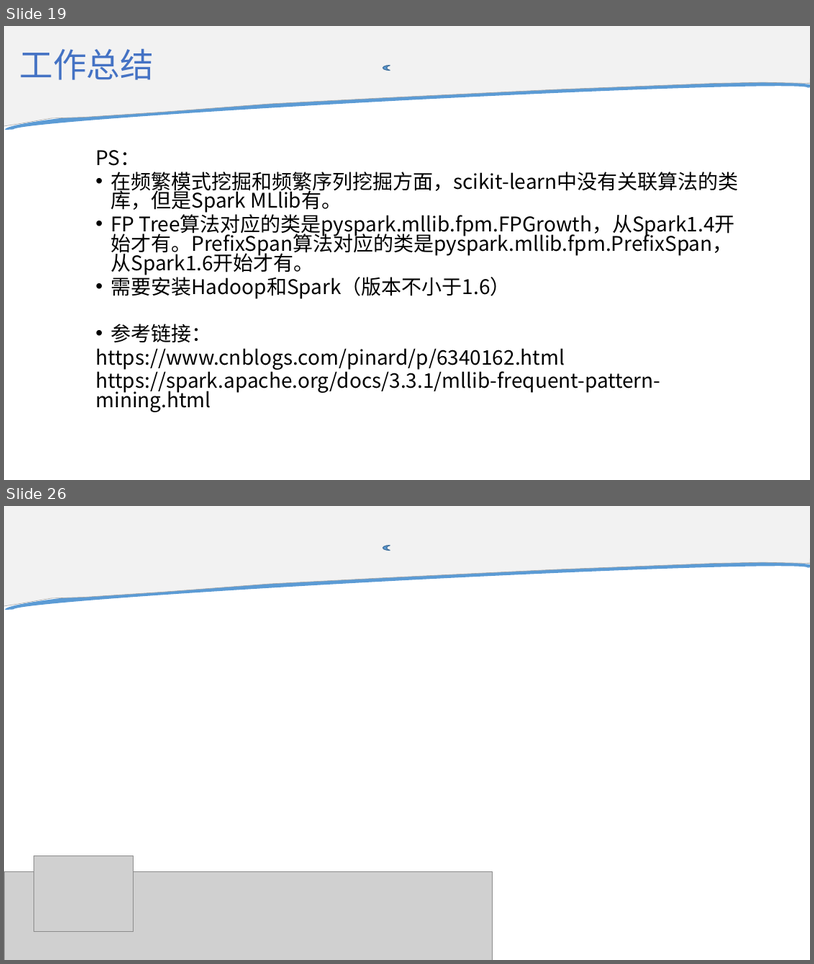
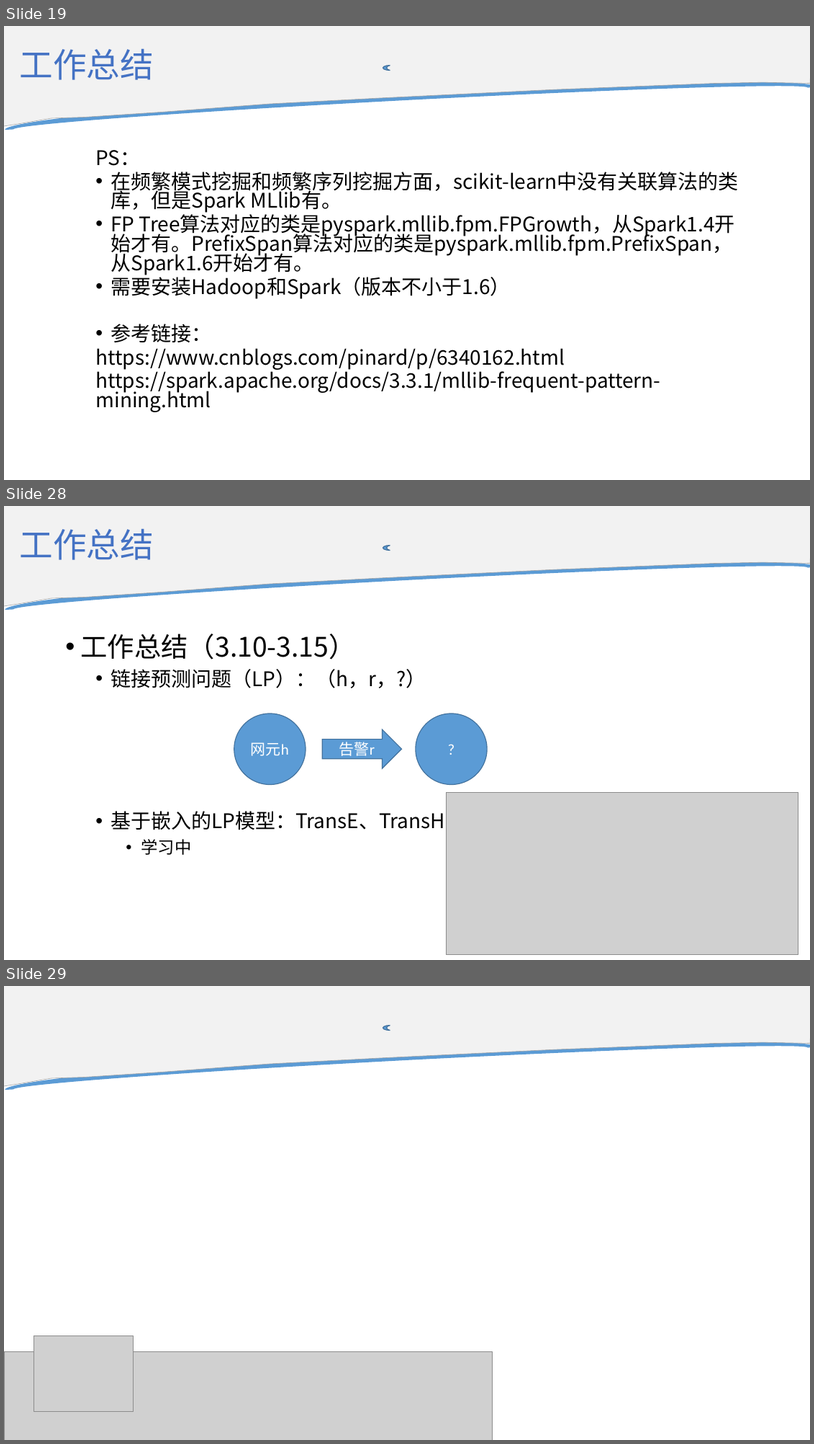
Before and after one commit to Xsaopig/C4_5G, a slide deck: 承载网故障检测项目工作汇报.pptx. Shown one above the other, each under a label of ours: slides 19 and 26 before the commit, slides 19, 28 and 29 after it; the slides between them are not shown. The pictures are 814x964 and 814x1444 pixels, drawn with LibreOffice and Linux fonts; fonts in the diff are those of the drawing; grey boxes stand for pictures; background and template pictures are left out. Boxes give left, top, right and bottom in pixels: in the first picture for what was removed or moved away, otherwise in the second. Text is boxed around its words. In the diff, an @@ line names an element or a change of style, - is before the commit and + after.

```diff
--- a/承载网故障检测项目工作汇报.pptx
+++ b/承载网故障检测项目工作汇报.pptx
@@ slide 28 added at [4, 506, 810, 960], background #FFFFFF; not listed: 3 template elements that a slide beside it also shows @@
@@ title added at [19, 528, 154, 560], 40 pt, text #4472C4 @@
+工作总结
@@ text added at [80, 633, 445, 854], 24 pt, text #000000 @@
+• 工作总结（3.10-3.15）
+  • 链接预测问题（LP）：（h，r，?）
+  • 基于嵌入的LP模型：TransE、TransH
+    • 学习中
@@ ellipse added at [234, 713, 306, 784], fill #5B9BD5, outline #43739E 1 pt, 18 pt, text #FFFFFF @@
+网元h
@@ ellipse added at [416, 713, 487, 784], fill #5B9BD5, outline #43739E 1 pt, 18 pt, text #FFFFFF @@
+?
@@ right arrow added at [323, 729, 402, 768], fill #5B9BD5, outline #43739E 1 pt, 18 pt, text #FFFFFF @@
+告警r
@@ picture added at [446, 792, 799, 955] @@
@@ what was slide 26 is now slide 29 @@
```
Also in this commit, not shown: 6 slides changed, 2 other slides added, 12 other files.
